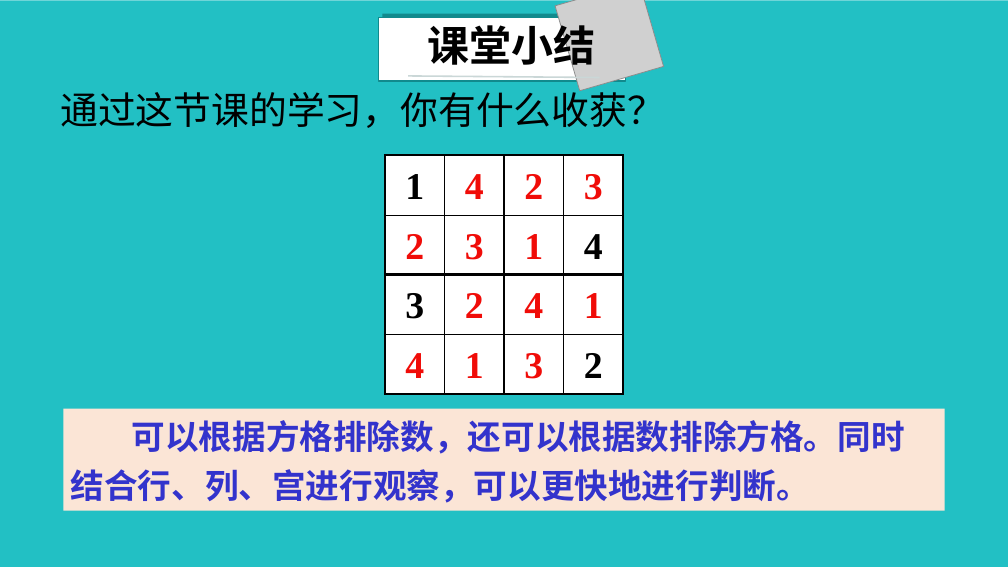
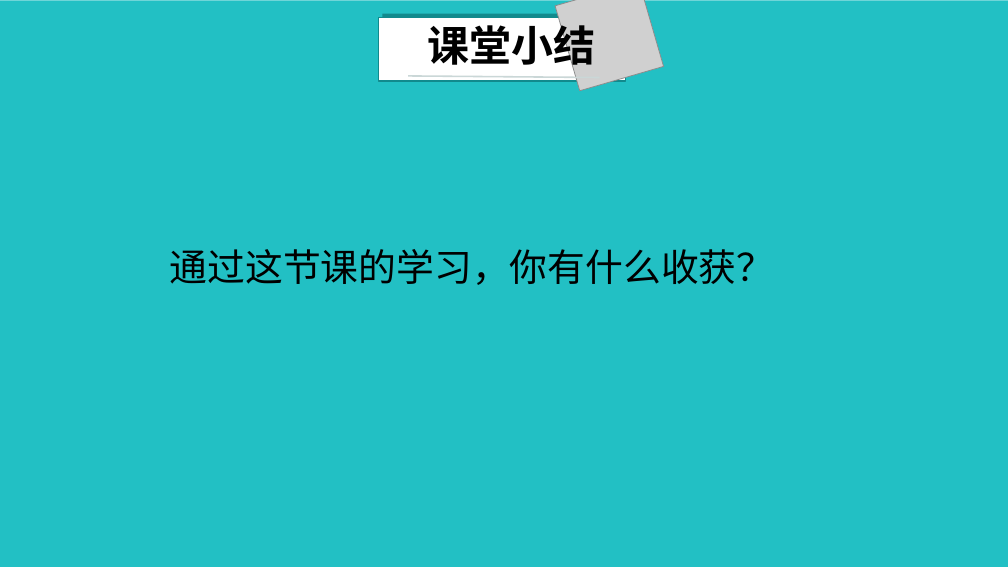
Before and after one commit to Camellia895/Camellia895.github.io, a slide deck: slide 7 of docs/教学/实习/汇报课-二年级下-数独游戏/数独游戏.pptx (slide 8 before the commit). Drawn at 1008x567 pixels with LibreOffice and Linux fonts; fonts in the diff are those of the drawing; grey boxes stand for pictures; background and template pictures are left out. Boxes give left, top, right and bottom in pixels: in the first picture for what was removed or moved away, otherwise in the second. Text is boxed around its words. In the diff, an @@ line names an element or a change of style, - is before the commit and + after.

```diff
--- a/docs/教学/实习/汇报课-二年级下-数独游戏/数独游戏.pptx
+++ b/docs/教学/实习/汇报课-二年级下-数独游戏/数独游戏.pptx
@@ table removed at bbox=[385, 156, 624, 394], 4 rows, 4 columns @@
-1 | 4 | 2 | 3
-2 | 3 | 1 | 4
-3 | 2 | 4 | 1
-4 | 1 | 3 | 2
@@ text "通过这节课的学习，你有什么收获？": place and size @@
-text "通过这节课的学习，你有什么收获？" at bbox=[60, 85, 665, 128]
+text "通过这节课的学习，你有什么收获？" at bbox=[170, 249, 775, 285]
@@ text "通过这节课的学习，你有什么收获？" at bbox=[170, 249, 775, 285]: font Noto Sans CJK SC to Noto Sans CJK JP; line spacing 43pt to 46pt @@
@@ rectangle removed at bbox=[64, 408, 944, 510] @@
@@ text removed at bbox=[71, 420, 905, 503] @@
-可以根据方格排除数，还可以根据数排除方格。同时结合行、列、宫进行观察，可以更快地进行判断。
```
Also in this commit, not shown: 4 other slides changed, 1 slide added, 2 slides removed, 17 other files.
